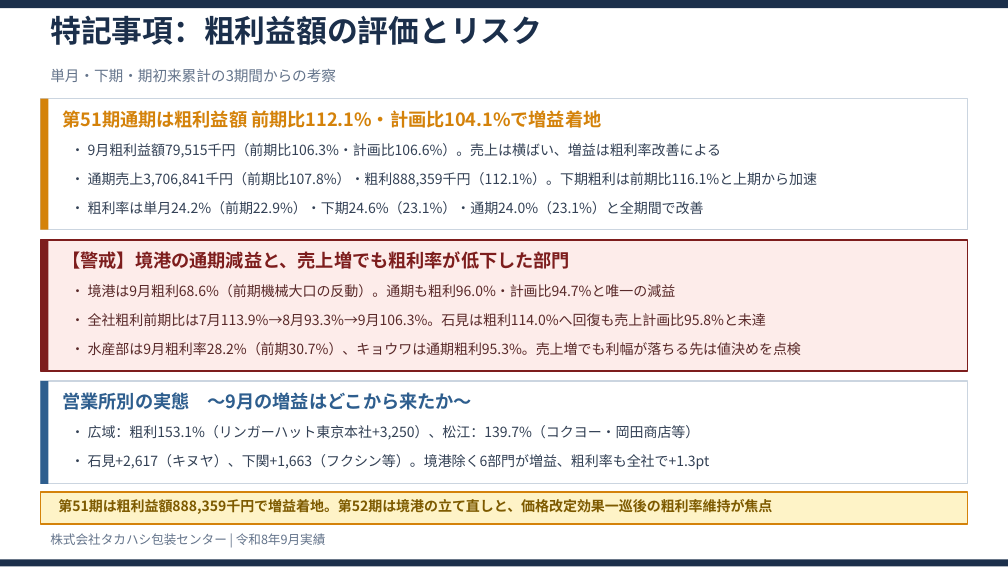
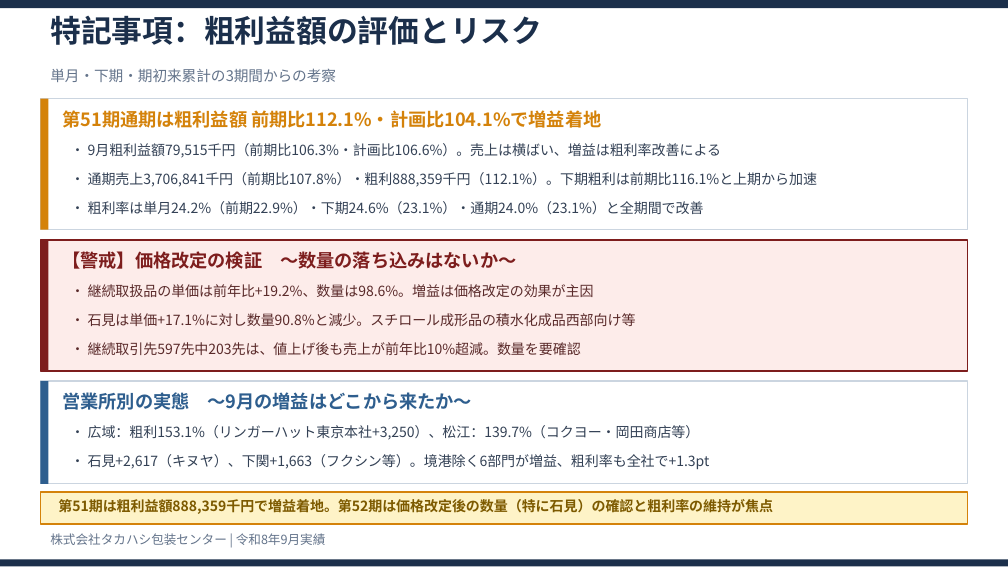
Before and after one commit to takahashihc/claudecode, a slide deck: slide 8 of reports/2026-09_月次実績報告/令和8年9月実績報告.pptx. Drawn at 1008x567 pixels with LibreOffice and Linux fonts; fonts in the diff are those of the drawing. Boxes give left, top, right and bottom in pixels: in the first picture for what was removed or moved away, otherwise in the second. Text is boxed around its words. In the diff, an @@ line names an element or a change of style, - is before the commit and + after.

```diff
--- a/reports/2026-09_月次実績報告/令和8年9月実績報告.pptx
+++ b/reports/2026-09_月次実績報告/令和8年9月実績報告.pptx
@@ text at bbox=[63, 251, 516, 269]: text changed @@
-【警戒】境港の通期減益と、売上増でも粗利率が低下した部門
+【警戒】価格改定の検証 ～数量の落ち込みはないか～
@@ text at bbox=[71, 284, 594, 297]: text changed @@
-・ 境港は9月粗利68.6%（前期機械大口の反動）。通期も粗利96.0%・計画比94.7%と唯一の減益
+・ 継続取扱品の単価は前年比+19.2%、数量は98.6%。増益は価格改定の効果が主因
@@ text at bbox=[71, 313, 636, 326]: text changed @@
-・ 全社粗利前期比は7月113.9%→8月93.3%→9月106.3%。石見は粗利114.0%へ回復も売上計画比95.8%と未達
+・ 石見は単価+17.1%に対し数量90.8%と減少。スチロール成形品の積水化成品西部向け等
@@ text at bbox=[71, 342, 581, 355]: text changed @@
-・ 水産部は9月粗利率28.2%（前期30.7%）、キョウワは通期粗利95.3%。売上増でも利幅が落ちる先は値決めを点検
+・ 継続取引先597先中203先は、値上げ後も売上が前年比10%超減。数量を要確認
@@ text at bbox=[58, 499, 773, 514]: text changed @@
-第51期は粗利益額888,359千円で増益着地。第52期は境港の立て直しと、価格改定効果一巡後の粗利率維持が焦点
+第51期は粗利益額888,359千円で増益着地。第52期は価格改定後の数量（特に石見）の確認と粗利率の維持が焦点
```
Also in this commit, not shown: 1 other slide changed, 5 other files.
